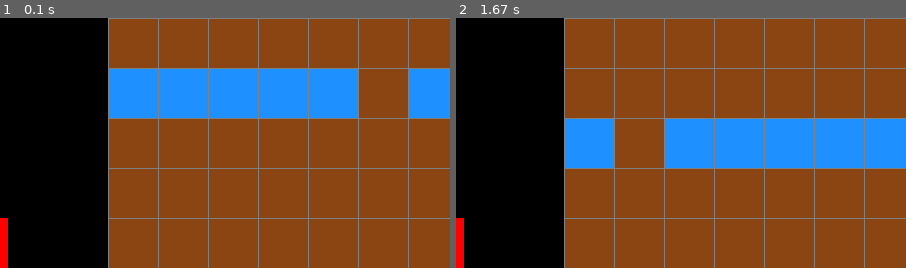
Above: before the commit, frames 1-2 (left to right).
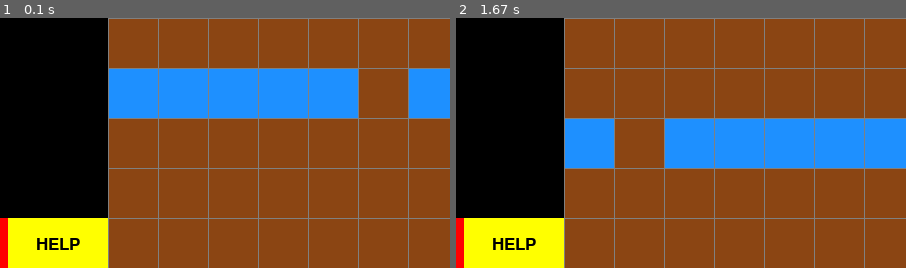
Above: after the commit, the same moments.

Repository: EvianMcKeown/TopFarmer-CodeGame
Game: pygame game, started from FarmGameTextBased_ExecFunc/main.py
Same seed, same stepped clock (60 frames per second), same inputs: the game is played once before the commit and once after it.
Inputs:
- Up to frame 1 (0.1 s): no input
- Up to frame 2 (1.67 s): click "RESTART" at 0.38 s; hold Right 0.67-1.13 s
The pictures show only the part of the screen within x 32-82%, y 50-100%; the shares and areas given below are measured in that part.

The runs differ from the first frame. In frame 1, 4.3% of the frame differs, in the area x 1-24%, y 80-100%; in frame 2, 4.3%.

Commit message:
Added help button with "how to play"

Diff:
--- a/FarmGameTextBased_ExecFunc/main.py
+++ b/FarmGameTextBased_ExecFunc/main.py
@@ -6,11 +6,13 @@
 import pygame
 import sys
 import time
+import tkinter
 from farm import FarmGrid
 
 #color constants
 BLACK = (0, 0, 0)
 WHITE = (255, 255, 255)
+YELLOW = (255, 255, 0)
 RED = (255, 0, 0)
 GREEN = (0, 255, 0)
 BLUE = (0, 0, 255)
@@ -102,6 +104,11 @@
     pygame.draw.rect(surface, RED, pygame.Rect(SCALE_FACTOR * 4, SCREEN_HEIGHT - SCALE_FACTOR, BUTTON_WIDTH, BUTTON_HEIGHT))
     surface.blit(text_image, (47*SCREEN_WIDTH*0.005, (SCREEN_HEIGHT - SCALE_FACTOR)*1.04))
 
+def render_button_help():
+    text_image = pygame.font.SysFont(None, int(SCALE_FACTOR / 2)).render("HELP", True, BLACK)
+    pygame.draw.rect(surface, YELLOW, pygame.Rect(SCALE_FACTOR * 6, SCREEN_HEIGHT - SCALE_FACTOR, BUTTON_WIDTH, BUTTON_HEIGHT))
+    surface.blit(text_image, (73*SCREEN_WIDTH*0.005, (SCREEN_HEIGHT - SCALE_FACTOR)*1.04))
+
 def render_inventory():
     text_image = pygame.font.SysFont(None, int(SCALE_FACTOR / 2)).render(str(farm.farmer.get_inventory()), True, BLACK)
     pygame.draw.rect(surface, WHITE, pygame.Rect(0, 0, SIDE_WIDTH, BUTTON_HEIGHT))
@@ -137,6 +144,20 @@
     cursor_x = 0
     cursor_y = 0
 
+def handle_button_help():
+    message = "Move the farmer: farm.farmer.move(\"direction\")\n"
+    message +="direction can be left, right, up, down\n\n"
+    message +="Plant a crop: farm.farmer.plant(\"crop\", \"direction\")\n"
+    message +="crop can be potato, carrop, pumpkin\n\n"
+    message +="Harvest a crop: farm.farmer.harvest(\"direction\")\n\n"
+    root = tkinter.Tk()
+    root.geometry("400x200")
+    w = tkinter.Label(root, text ='How to play', font = "50")
+    w.pack()
+    msg = tkinter.Message(root, text=message, width=600)
+    msg.pack()
+    root.mainloop()
+
 def render_all():
     render_farm()
     draw_grid(surface, SCREEN_WIDTH, SCREEN_HEIGHT, SCALE_FACTOR)
@@ -144,6 +165,7 @@
     render_button_run()
     render_button_clear()
     render_button_reset()
+    render_button_help()
     render_inventory()
     pygame.display.flip()
 
@@ -223,6 +245,8 @@
                 handle_button_clear()
             if SCALE_FACTOR*4 <= mouse[0] <= SCALE_FACTOR*6 and SCREEN_HEIGHT - SCALE_FACTOR <= mouse[1] <= SCREEN_HEIGHT:
                 handle_button_reset()
+            if SCALE_FACTOR*6 <= mouse[0] <= SCALE_FACTOR*8 and SCREEN_HEIGHT - SCALE_FACTOR <= mouse[1] <= SCREEN_HEIGHT:
+                handle_button_help()
 
         render_all()
 pygame.quit()
